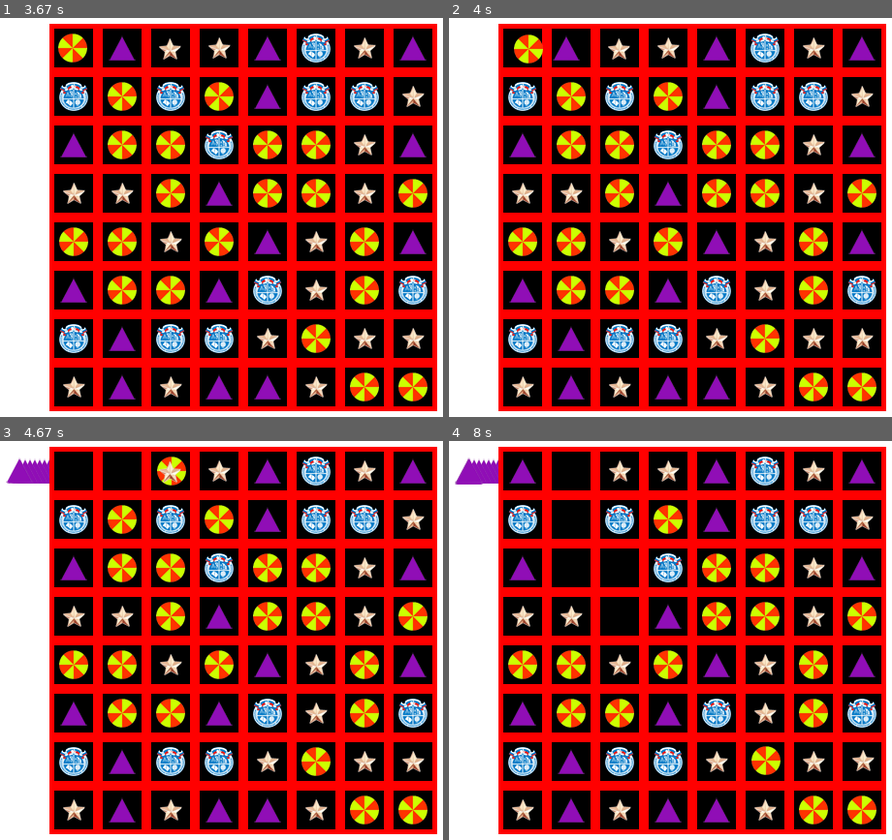
Above: before the commit, frames 1-4 (two rows, left to right).
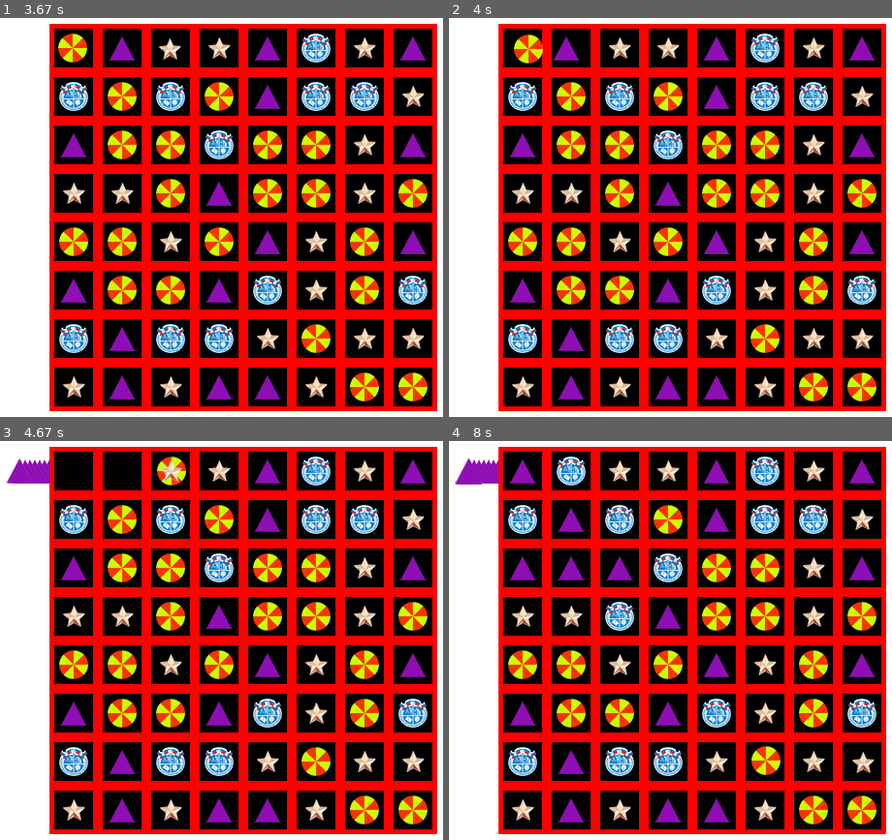
Above: after the commit, the same moments.

Repository: kbogomolov95/ProjectPyGame
Game: pygame game, started from ui.py
Two runs of this game, one before a commit and one after it. Both use one fixed random seed, a clock stepped at 60 frames per second and the inputs below.
Inputs (mouse positions are in pixels of both pictures, inside the frame that each line leads up to):
- Up to frame 1 (3.67 s): click (292, 169) at 0.38 s; click (53, 81) at 0.72 s; click (301, 229) at 1.55 s; press the mouse at (301, 229) at 1.87 s; move the mouse to (234, 105) at 1.97 s; release the mouse at (outside the picture) at 2.1 s; right-click (48, 93) at 2.72 s; click (66, 57) at 3.05 s
- Up to frame 2 (4 s): click (573, 65) at 3.88 s
- Up to frame 3 (4.67 s): click (124, 484) at 4.22 s
- Up to frame 4 (8 s): click (785, 752) at 5.05 s; right-click (457, 488) at 6.38 s; click (550, 532) at 6.72 s; right-click (488, 612) at 7.55 s; click (878, 768) at 7.88 s

Frame 1 is identical in both runs. In frame 2, 0.1% of the frame differs, in the area x 35-42%, y 4-11%; in frame 3, 0.1%; in frame 4, 1.5%, in the area x 24-97%, y 3-84%.

Commit message:
теперь на месте пустых клеток появляются рандомные фигурки (пока без циклической проверки на последовательности)

Diff:
--- a/logic.py
+++ b/logic.py
@@ -5,6 +5,7 @@
 # диагонали игнорируются
 # size - (y, x)
 
+N = 4
 s = set()
 
 
@@ -103,8 +104,12 @@
         self.arr[y1][x1], self.arr[y2][x2] = self.arr[y2][x2], self.arr[y1][x1]
         new_consequences(self.arr, self.size)
 
+    def modified_matrix(self):
+        for i in range(self.size[0]):
+            for j in range(self.size[1]):
+                if self.arr[i][j] == 0:
+                    self.arr[i][j] = random.randint(1, N)
 
-N = 4
 # size = (8, 8)
 # a = Area(size, N)
 # a.matrix()
--- a/ui.py
+++ b/ui.py
@@ -102,12 +102,14 @@
                 Object(str(matrix[i][j]), get_obj_coords(j, i))
 
 
-def update_map(pos1, pos2):
+def update_map(pos1=(), pos2=(), waited=False):
     global matrix
     global all_sprites
     # pprint(matrix)
-    m.swap(pos1, pos2)
-
+    if not waited:
+        m.swap(pos1, pos2)
+    else:
+        m.modified_matrix()
     matrix = m.arr
     all_sprites = pygame.sprite.Group()
     # pprint(matrix)
@@ -163,10 +165,10 @@
 
 pos1, pos2 = None, None
 mov1, mov2 = False, False
-params = {'selected': None, 'deletion': False, 'move': False}
+params = {'selected': None, 'deletion': False, 'move': False, 'waiting': False}
 
 timer = 0
-
+timer2 = 0
 while running:
     for event in pygame.event.get():
         if event.type == pygame.QUIT:
@@ -199,6 +201,8 @@
                     else:
                         pos2 = None
                         params['selected'] = True
+    if timer2:
+        timer2 -= 1
     if timer:
         timer -= 1
     else:
@@ -218,13 +222,17 @@
     if timer == 1:
         timer -= 1
         update_map(get_i_j(pos1), get_i_j(pos2))
+        params['waiting'] = True
+        timer2 = 50
         pos1 = None
         pos2 = None
         params['selected'] = False
     elif timer == 6:
         mov1, mov2 = False, False
         params['selected'] = True
-
+    if timer2 == 1:
+        update_map(waited=True)
+        params['waiting'] = False
 pygame.quit()
 
 ####TO DO: сначала после свайпа элементов, если будет последовательность,
